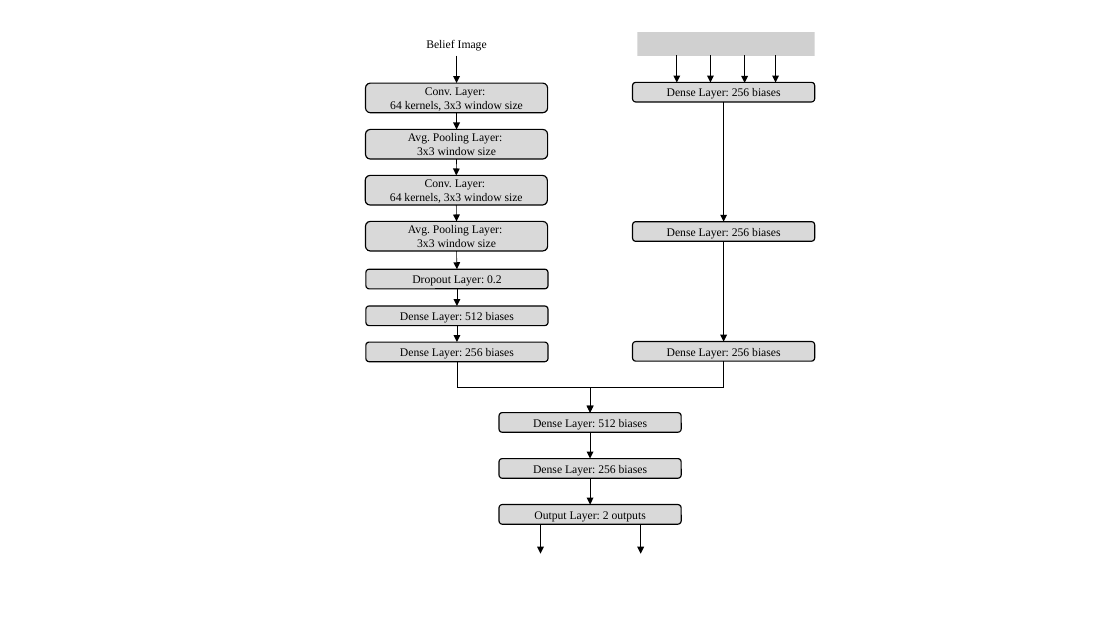
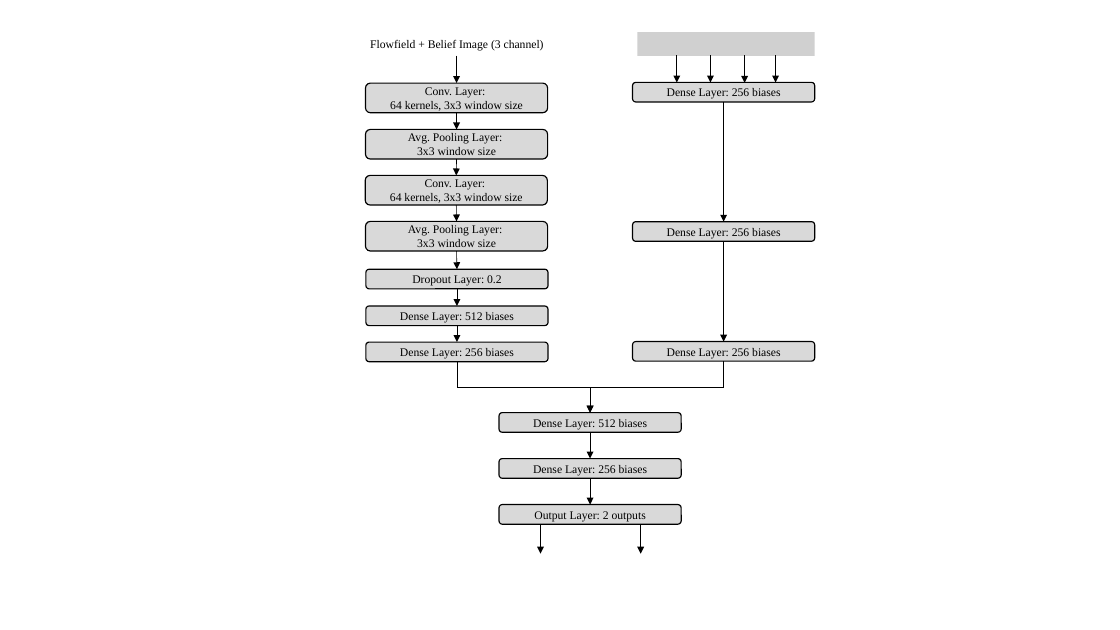
Before and after one commit to UKY-IRA/pytorch-soft-actor-critic, a slide deck: slide 3 of preliminary_results/figures/figures.pptx (slide 2 before the commit). Drawn at 1120x630 pixels with LibreOffice and Linux fonts; fonts in the diff are those of the drawing; grey boxes stand for pictures; background and template pictures are left out. Boxes give left, top, right and bottom in pixels: in the first picture for what was removed or moved away, otherwise in the second. Text is boxed around its words. In the diff, an @@ line names an element or a change of style, - is before the commit and + after.

```diff
--- a/preliminary_results/figures/figures.pptx
+++ b/preliminary_results/figures/figures.pptx
@@ text at (x1=370, y1=39, x2=544, y2=51): text changed @@
-Belief Image
+Flowfield + Belief Image (3 channel)
```
Also in this commit, not shown: 1 other slide changed, 2 slides added, 2 other files.
